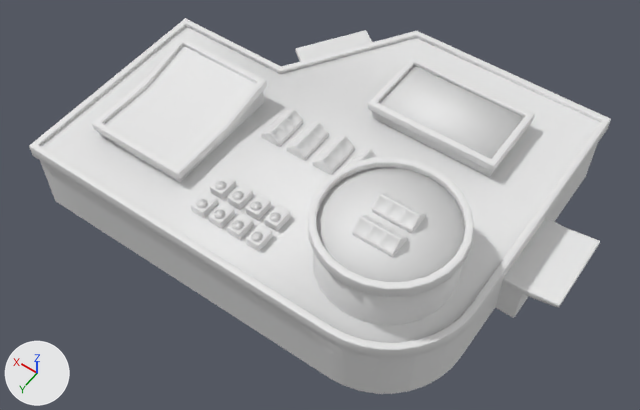
Two versions of the FBX model Assets/NOTFUN/Cartoon City - Building Pack 1_1/Meshes/Building/Building_119.fbx, one commit apart.
Camera for both pictures: a 50 mm camera at (-18.7, 32.9, 53.7) aimed at (4.3, 0.8, 3.2). Arrows for +X, +Y and +Z are at lower left; the lights stay in place. Where no turn or scale is listed for an object, it has been applied to the vertices.

The first picture shows 'Building_119'.
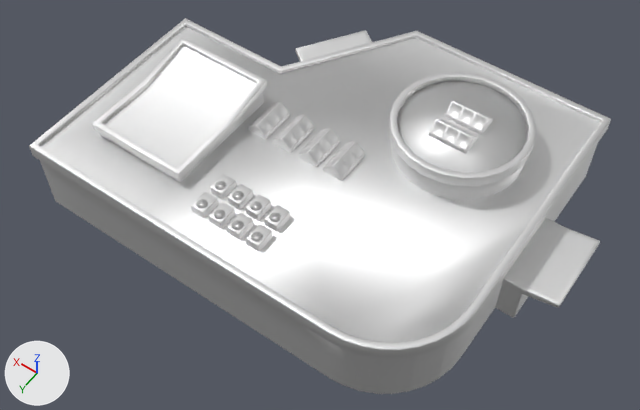
Patch to the scene script:
```diff
--- a/Assets/NOTFUN/Cartoon City - Building Pack 1_1/Meshes/Building/Building_119.fbx.py
+++ b/Assets/NOTFUN/Cartoon City - Building Pack 1_1/Meshes/Building/Building_119.fbx.py
@@ mat_m_city_tex @@
 mat_m_city_tex.roughness = 0.553
+mat_m_city_tex.metallic = 1.0
@@ me_building_119 @@
 # used by ob_building_119; location = (0.0, 0.0, 0.0)
-me_building_119.from_pydata(...)  # 2494 vertices, 2237 faces; spans x -13.6..22.9, y -16.1..10.6, z 0.0..11.1
+me_building_119.from_pydata(...)  # 2414 vertices, 2160 faces; spans x -13.6..22.9, y -16.1..10.6, z 0.0..9.2
+# me_building_119 part 1: the loose piece of 48 vertices spanning x -8.0..1.6, y -0.9..8.7, z 6.1..10.1 is scaled about its middle by (1, 1, 0.539), then moved by (1.2, -11.2, -0.9)
+# me_building_119 part 2: the loose piece of 240 vertices spanning x -8.3..1.9, y -1.2..9.0, z 9.7..10.6 is moved by (1.2, -11.2, -1.8)
+# me_building_119 part 3: the loose piece of 124 vertices spanning x 8.4..10.0, y -2.9..0.1, z 6.1..7.1 is moved by (1.2, 0.0, 0.0)
+# me_building_119 part 4: the loose piece of 124 vertices spanning x 3.9..5.5, y -2.9..0.1, z 6.1..7.1 is moved by (-0.9, 0.0, 0.0)
+# me_building_119 part 5: the loose piece of 124 vertices spanning x 1.7..3.4, y -2.9..0.1, z 6.1..7.1 is moved by (3.4, 0.0, 0.0)
+# me_building_119 part 6: the loose piece of 124 vertices spanning x -4.7..-1.7, y 2.1..3.8, z 10.1..11.1 is moved by (1.2, -11.2, -1.8)
+# me_building_119 part 7: the loose piece of 124 vertices spanning x -4.7..-1.7, y 4.3..5.9, z 10.1..11.1 is moved by (1.2, -11.2, -1.8)
+# me_building_119 part 8: the loose piece of 72 vertices spanning x -5.4..4.9, y -12.0..-5.9, z 7.0..7.6 is deleted
+# me_building_119 part 9: the loose piece of 8 vertices spanning x -5.2..4.6, y -11.8..-6.2, z 6.1..7.4 is deleted
+# me_building_119 part 10
+# 114 faces are deleted
+# 20 vertices in x 6.2, y -2.9..0.1, z 6.1..6.4 move by (2.8, 0.0, 0.0)
+# 18 vertices in x 7.8, y -2.9..0.0, z 6.1..6.4 move by (-0.4, 0.0, 0.0)
+# 16 vertices in x 6.9, y -2.8..0.0, z 6.9..7.0 move by (1.4, 0.0, 0.0)
+# 14 vertices in x 7.0, y -2.9..0.1, z 7.0..7.1 move by (1.2, 0.0, 0.0)
+# 12 vertices in x 7.1, y -2.8..-0.1, z 6.9..7.0 move by (1.0, 0.0, 0.0)
+# 12 vertices in x 6.3, y -2.8..-0.1, z 6.5 move by (2.6, 0.0, 0.0)
+# 32 vertices move from x 6.1..7.7, y -2.9..0.1, z 6.1..7.0 to x 7.4..9.0, y -2.9..0.1, z 6.1..7.0
+# 114 new faces join them
 me_building_119.materials.append(mat_m_city_tex)
```

Changed parts and their boxes (x1, y1, x2, y2) in the pictures (640 x 410 px; the box of a moved part takes in the faces that stretch with it):
'Building_119', surface changed, reshaped: (29, 18, 611, 394) in both
part 1 of me_building_119, moved or reshaped: before (312, 168, 465, 325); after (391, 81, 528, 200)
part 2 of me_building_119, moved or reshaped: before (308, 157, 474, 297); after (389, 72, 536, 186)
part 3 of me_building_119, moved or reshaped: before (261, 109, 304, 147); after (248, 102, 290, 139)
part 4 of me_building_119, moved or reshaped: before (312, 135, 354, 175); after (323, 141, 365, 181)
part 5 of me_building_119, moved or reshaped: before (348, 149, 377, 165); after (298, 128, 340, 167)
part 6 of me_building_119, moved or reshaped: before (372, 192, 426, 234); after (445, 101, 493, 135)
part 7 of me_building_119, moved or reshaped: before (352, 215, 407, 257); after (429, 119, 478, 154)
part 8 of me_building_119, deleted: before (368, 57, 535, 172)
part 9 of me_building_119, deleted: before (372, 66, 526, 177)
part 10 of me_building_119, moved or reshaped: before (286, 122, 329, 161); after (272, 115, 315, 153)
